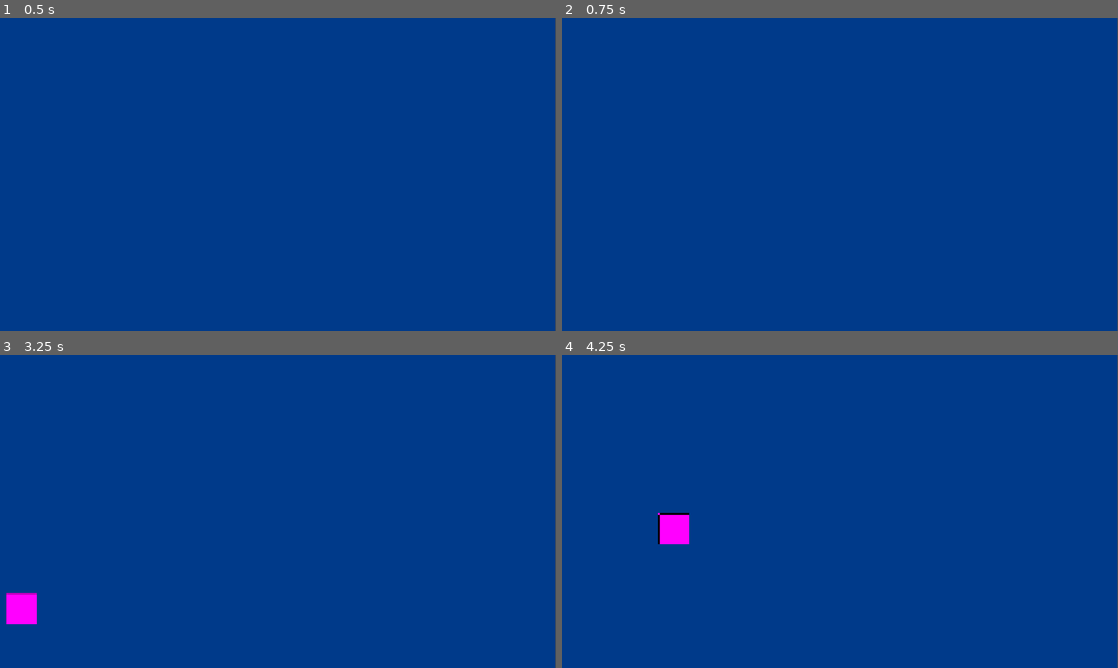
Above: before the commit, frames 1-4 (two rows, left to right).
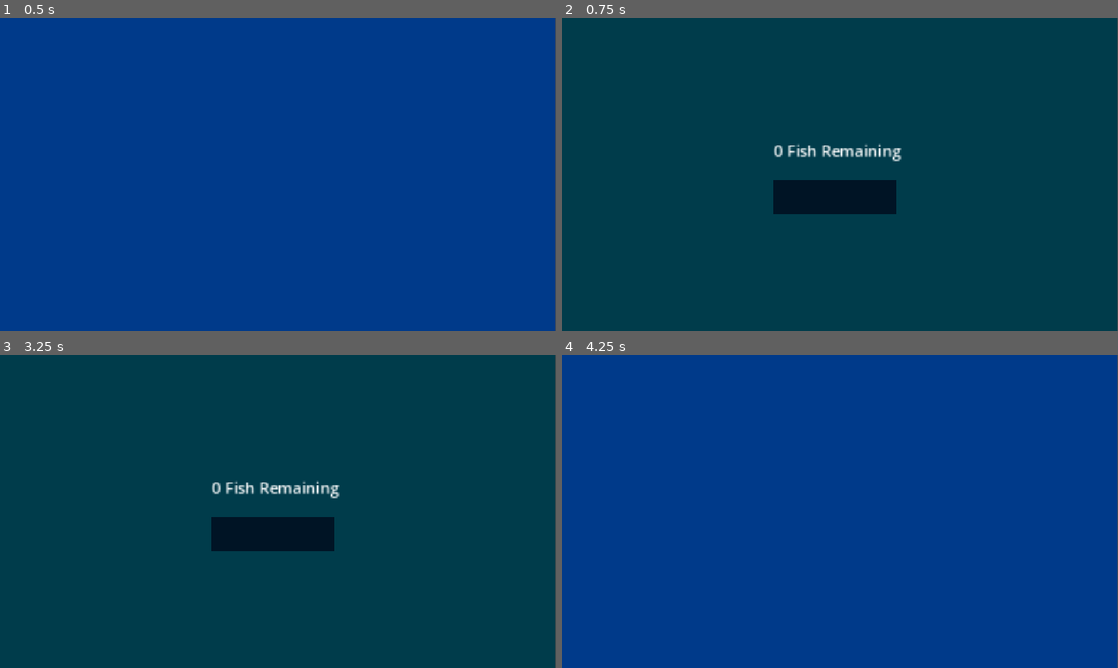
Above: after the commit, the same moments.

Repository: arsh-gupta-8/Game-Jam
Game: Godot game, scene res://Scenes/game.tscn
Two runs of this game, one before a commit and one after it. Both use one fixed random seed, a clock stepped at 60 frames per second and the inputs below.
Inputs:
- Up to frame 1 (0.5 s): no input
- Up to frame 2 (0.75 s): tap Enter (ui_accept) at 0.5, 0.6 s; hold D (switch_right, bound only after the commit) from 0.53 s (still down)
- Up to frame 3 (3.25 s): tap Enter (ui_accept) at 0.77, 1.07, 1.25, 1.35, 1.52, 1.82, 2, 2.1, 2.75, 2.85, 3.02 s; release D (switch_right, bound only after the commit) at 1.28 s; hold A (switch_left, bound only after the commit) 1.28-2.03 s; hold D (switch_right, bound only after the commit) from 2.03 s (still down)
- Up to frame 4 (4.25 s): tap Enter (ui_accept) at 3.32, 3.6, 3.77, 4.07 s; release D (switch_right, bound only after the commit) at 3.53 s; hold A (switch_left, bound only after the commit) from 3.53 s (still down)

Frame 1 is identical in both runs. In frame 2, 100% of the frame differs, in the area x 0-100%, y 0-100%; in frame 3, 100%; in frame 4, 0.6%.

Commit message:
Added Dispenser Scene, Press A/D to switch scenes, Decrease Catch CD

Diff:
--- /dev/null
+++ b/Scenes/dispenser_scene.tscn
@@ -0,0 +1,32 @@
+[gd_scene format=3 uid="uid://46wuoswhp2gk"]
+
+[ext_resource type="Script" uid="uid://x832plq0glyd" path="res://Scripts/fish_amount.gd" id="1_a8p54"]
+
+[node name="DispenserScene" type="Node2D" unique_id=409662265]
+
+[node name="TextureRect" type="TextureRect" parent="." unique_id=2141106499]
+
+[node name="Background" type="ColorRect" parent="TextureRect" unique_id=150044044]
+layout_mode = 0
+offset_right = 1150.0
+offset_bottom = 648.0
+color = Color(0, 0.23529412, 0.29411766, 1)
+
+[node name="Dispenser" type="ColorRect" parent="TextureRect" unique_id=668919992]
+layout_mode = 0
+offset_left = 437.0
+offset_top = 335.0
+offset_right = 692.0
+offset_bottom = 406.0
+color = Color(0, 0.078431375, 0.14509805, 1)
+
+[node name="FishAmount" type="Label" parent="." unique_id=2127275988]
+offset_left = 435.0
+offset_top = 251.0
+offset_right = 570.0
+offset_bottom = 274.0
+scale = Vector2(2, 2)
+text = "   Fish Remaining."
+horizontal_alignment = 1
+vertical_alignment = 1
+script = ExtResource("1_a8p54")
--- a/Scenes/game.tscn
+++ b/Scenes/game.tscn
@@ -1,9 +1,15 @@
 [gd_scene format=3 uid="uid://7a1xcyv0ikjo"]
 
+[ext_resource type="Script" uid="uid://b686chc6xdthd" path="res://Scripts/switch_scenes.gd" id="1_3dryh"]
 [ext_resource type="PackedScene" uid="uid://dawwflgmt5uid" path="res://Scenes/catch_screen.tscn" id="1_qxrlw"]
 [ext_resource type="Script" uid="uid://b51pfkqn00bkk" path="res://Scripts/spawnFish.gd" id="2_wrm1d"]
+[ext_resource type="PackedScene" uid="uid://46wuoswhp2gk" path="res://Scenes/dispenser_scene.tscn" id="3_wrm1d"]
 
 [node name="Game" type="Node2D" unique_id=377177155]
+script = ExtResource("1_3dryh")
 
 [node name="catch_screen" parent="." unique_id=1950425289 instance=ExtResource("1_qxrlw")]
+visible = false
 script = ExtResource("2_wrm1d")
+
+[node name="DispenserScene" parent="." unique_id=409662265 instance=ExtResource("3_wrm1d")]
--- /dev/null
+++ b/Scripts/fish_amount.gd
@@ -0,0 +1,15 @@
+extends Label
+
+
+# Called when the node enters the scene tree for the first time.
+func _ready() -> void:
+	pass # Replace with function body.
+
+
+# Called every frame. 'delta' is the elapsed time since the previous frame.
+func _process(delta: float) -> void:
+	if Input.is_action_just_pressed("ui_accept") and not Global.fishCaught.is_empty():
+		var removed = Global.fishCaught.pop_front()
+		print("Removed: ", removed)
+
+	text = str(Global.fishCaught.size()) + " Fish Remaining"
--- a/Scripts/spawnFish.gd
+++ b/Scripts/spawnFish.gd
@@ -1,7 +1,7 @@
 extends Node2D
 
 var speed = 250
-var catchCDLength: int = 5
+var catchCDLength: int = 1
 var catchCD: Timer = Timer.new()
 
 # Called when the node enters the scene tree for the first time.
@@ -12,7 +12,6 @@
 	spawnTimer.timeout.connect(spawnNewFish)
 	add_child(spawnTimer)
 
-	catchCD = Timer.new()
 	catchCD.wait_time = catchCDLength
 	catchCD.one_shot = true
 	add_child(catchCD)
--- /dev/null
+++ b/Scripts/switch_scenes.gd
@@ -0,0 +1,19 @@
+extends Node2D
+
+@onready var catch_screen: Node2D = $catch_screen
+@onready var dispenser_scene: Node2D = $DispenserScene
+
+func _ready() -> void:
+	show_scene(catch_screen)
+
+func _process(delta: float) -> void:
+	if Input.is_action_just_pressed("switch_left"):
+		show_scene(catch_screen)
+	elif Input.is_action_just_pressed("switch_right"):
+		show_scene(dispenser_scene)
+
+func show_scene(target: Node2D) -> void:
+	for scene in [catch_screen, dispenser_scene]:
+		var active = scene == target
+		scene.visible = active
+		scene.process_mode = Node.PROCESS_MODE_INHERIT if active else Node.PROCESS_MODE_DISABLED
--- a/project.godot
+++ b/project.godot
@@ -23,6 +23,27 @@
 window/stretch/mode="canvas_items"
 window/stretch/aspect="expand"
 
+[input]
+
+catch={
+"deadzone": 0.2,
+"events": [Object(InputEventKey,"resource_local_to_scene":false,"resource_name":"","device":-1,"window_id":0,"alt_pressed":false,"shift_pressed":false,"ctrl_pressed":false,"meta_pressed":false,"pressed":false,"keycode":0,"physical_keycode":32,"key_label":0,"unicode":32,"location":0,"echo":false,"script":null)
+, Object(InputEventKey,"resource_local_to_scene":false,"resource_name":"","device":-1,"window_id":0,"alt_pressed":false,"shift_pressed":false,"ctrl_pressed":false,"meta_pressed":false,"pressed":false,"keycode":0,"physical_keycode":4194322,"key_label":0,"unicode":0,"location":0,"echo":false,"script":null)
+]
+}
+switch_left={
+"deadzone": 0.2,
+"events": [Object(InputEventKey,"resource_local_to_scene":false,"resource_name":"","device":-1,"window_id":0,"alt_pressed":false,"shift_pressed":false,"ctrl_pressed":false,"meta_pressed":false,"pressed":false,"keycode":0,"physical_keycode":65,"key_label":0,"unicode":97,"location":0,"echo":false,"script":null)
+, Object(InputEventKey,"resource_local_to_scene":false,"resource_name":"","device":-1,"window_id":0,"alt_pressed":false,"shift_pressed":false,"ctrl_pressed":false,"meta_pressed":false,"pressed":false,"keycode":0,"physical_keycode":4194319,"key_label":0,"unicode":0,"location":0,"echo":false,"script":null)
+]
+}
+switch_right={
+"deadzone": 0.2,
+"events": [Object(InputEventKey,"resource_local_to_scene":false,"resource_name":"","device":-1,"window_id":0,"alt_pressed":false,"shift_pressed":false,"ctrl_pressed":false,"meta_pressed":false,"pressed":false,"keycode":0,"physical_keycode":68,"key_label":0,"unicode":100,"location":0,"echo":false,"script":null)
+, Object(InputEventKey,"resource_local_to_scene":false,"resource_name":"","device":-1,"window_id":0,"alt_pressed":false,"shift_pressed":false,"ctrl_pressed":false,"meta_pressed":false,"pressed":false,"keycode":0,"physical_keycode":4194321,"key_label":0,"unicode":0,"location":0,"echo":false,"script":null)
+]
+}
+
 [physics]
 
 3d/physics_engine="Jolt Physics"
Not shown, added: Scripts/fish_amount.gd.uid
Not shown, added: Scripts/switch_scenes.gd.uid
